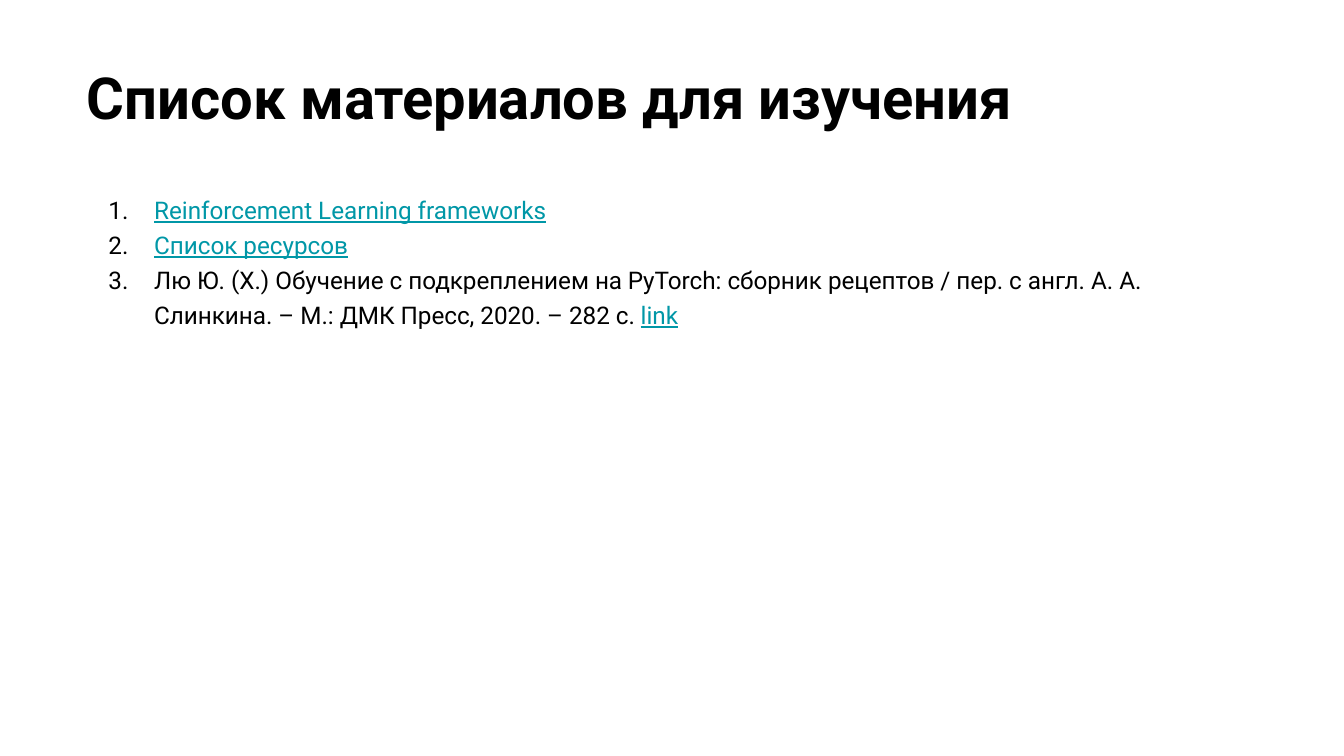
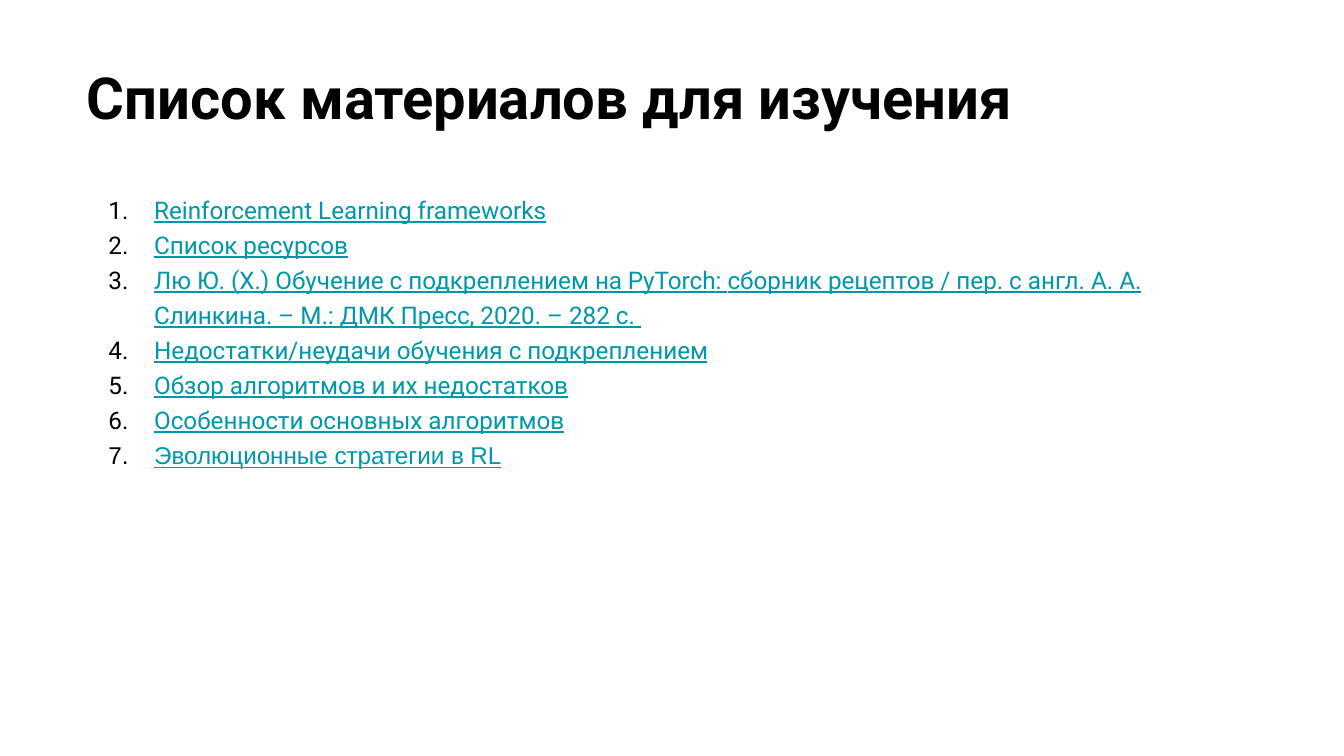
Before and after one commit to stureiko/Otus_lectures, a slide deck: slide 22 of RL/02 - Deep Reinforcement Learning/02 - 03 Policy Gradient (PG) алгоритм/Policy Gradient.pptx. Drawn at 1344x756 pixels with LibreOffice and Linux fonts; fonts in the diff are those of the drawing; background and template pictures are left out. Boxes give left, top, right and bottom in pixels: in the first picture for what was removed or moved away, otherwise in the second. Text is boxed around its words. In the diff, an @@ line names an element or a change of style, - is before the commit and + after.

```diff
--- a/RL/02 - Deep Reinforcement Learning/02 - 03 Policy Gradient (PG) алгоритм/Policy Gradient.pptx
+++ b/RL/02 - Deep Reinforcement Learning/02 - 03 Policy Gradient (PG) алгоритм/Policy Gradient.pptx
@@ text at [154, 269, 1141, 469]: text changed; text colour #000000 to #0097A7 @@
-3. Лю Ю. (Х.) Обучение с подкреплением на PyTorch: сборник рецептов / пер. с англ. А. А. Слинкина. – М.: ДМК Пресс, 2020. – 282 с. link
+3. Лю Ю. (Х.) Обучение с подкреплением на PyTorch: сборник рецептов / пер. с англ. А. А. Слинкина. – М.: ДМК Пресс, 2020. – 282 с.
+4. Недостатки/неудачи обучения с подкреплением
+5. Обзор алгоритмов и их недостатков
+6. Особенности основных алгоритмов
+7. Эволюционные стратегии в RL
```
Also in this commit, not shown: 2 other files.
